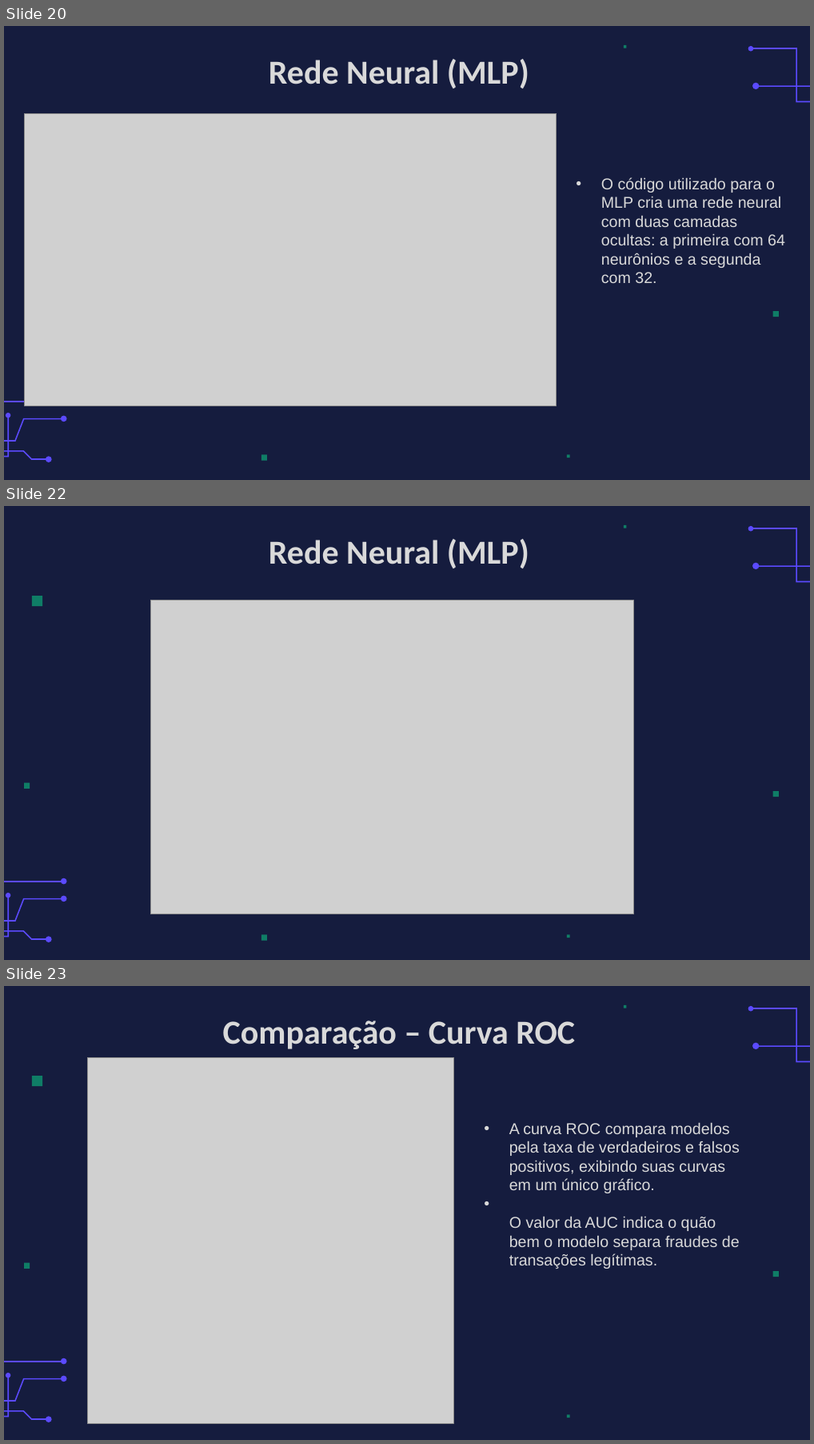
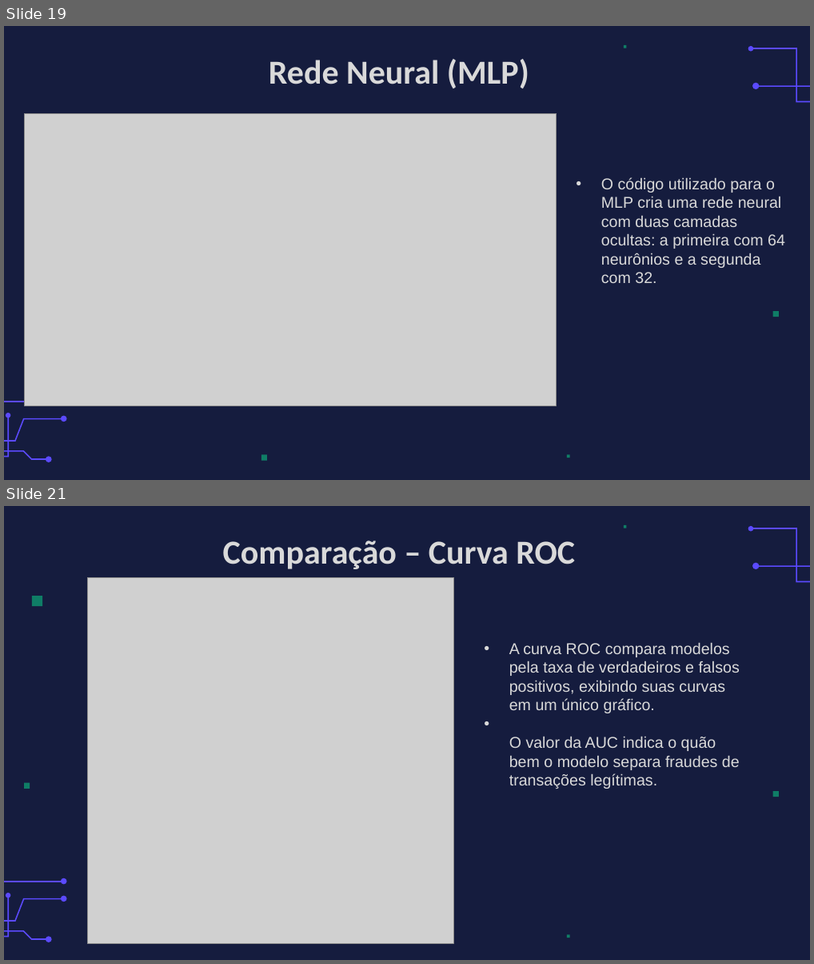
Before and after one commit to VMartins2106/Projeto_A3_IA_USJT, a slide deck: A3_AI.pptx. Shown one above the other, each under a label of ours: slides 20, 22 and 23 before the commit, slides 19 and 21 after it; the slides between them are not shown. The pictures are 814x1444 and 814x964 pixels, drawn with LibreOffice and Linux fonts; fonts in the diff are those of the drawing; grey boxes stand for pictures; background and template pictures are left out. Boxes give left, top, right and bottom in pixels: in the first picture for what was removed or moved away, otherwise in the second. Text is boxed around its words. In the diff, an @@ line names an element or a change of style, - is before the commit and + after.

```diff
--- a/A3_AI.pptx
+++ b/A3_AI.pptx
@@ slide 22 removed at bbox=[4, 506, 810, 960], background picture (left out); not listed: 15 template elements that a slide beside it also shows @@
@@ title removed at bbox=[269, 539, 530, 568] @@
-Rede Neural (MLP)
@@ picture removed at bbox=[150, 600, 634, 914] @@
@@ what was slide 20 is now slide 19 @@
@@ what was slide 23 is now slide 21 @@
```
Also in this commit, not shown: 7 slides changed, 1 other slide removed.
